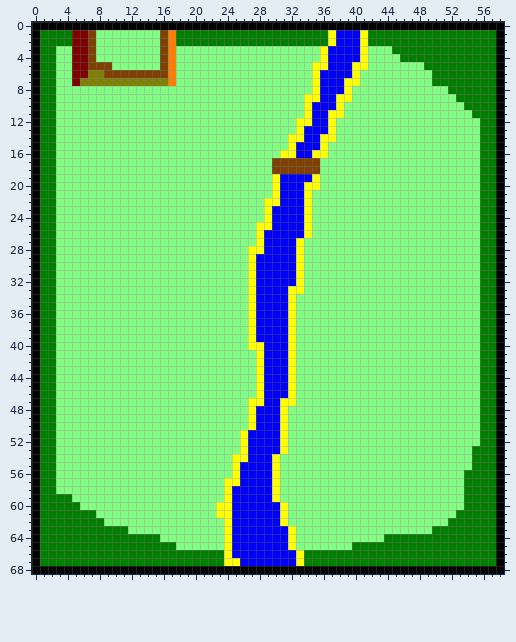
Sprite sheet -- images/maps/map1.png. Above, as it was before the edit.
The file is 59x69 pixels.
And afterwards:
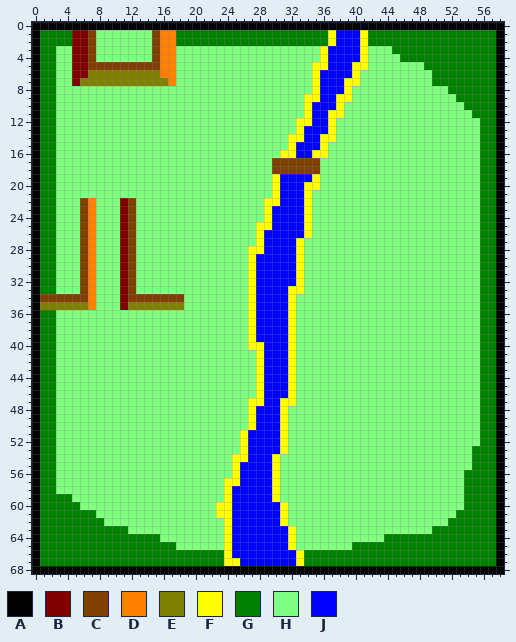
Palette (. is transparent): A #000000  B #800000  C #804000  D #ff8000  E #808000  F #ffff00  G #008000  H #80ff80  J #0000ff
Diff:
{"y":1,"x":15,"old":"HC","new":"CD"}
{"y":2,"x":15,"old":"HC","new":"CD"}
{"y":3,"x":15,"old":"HC","new":"CD"}
{"y":4,"x":15,"old":"HC","new":"CD"}
{"y":5,"x":10,"old":"HHHHHHC","new":"CCCCCCD"}
{"y":6,"x":9,"old":"CCCCCCCC","new":"EEEEEEED"}
{"y":22,"x":6,"old":"HH","new":"CD"}
{"y":22,"x":11,"old":"HH","new":"BC"}
{"y":23,"x":6,"old":"HH","new":"CD"}
{"y":23,"x":11,"old":"HH","new":"BC"}
{"y":24,"x":6,"old":"HH","new":"CD"}
{"y":24,"x":11,"old":"HH","new":"BC"}
{"y":25,"x":6,"old":"HH","new":"CD"}
{"y":25,"x":11,"old":"HH","new":"BC"}
{"y":26,"x":6,"old":"HH","new":"CD"}
{"y":26,"x":11,"old":"HH","new":"BC"}
{"y":27,"x":6,"old":"HH","new":"CD"}
{"y":27,"x":11,"old":"HH","new":"BC"}
{"y":28,"x":6,"old":"HH","new":"CD"}
{"y":28,"x":11,"old":"HH","new":"BC"}
{"y":29,"x":6,"old":"HH","new":"CD"}
{"y":29,"x":11,"old":"HH","new":"BC"}
{"y":30,"x":6,"old":"HH","new":"CD"}
{"y":30,"x":11,"old":"HH","new":"BC"}
{"y":31,"x":6,"old":"HH","new":"CD"}
{"y":31,"x":11,"old":"HH","new":"BC"}
{"y":32,"x":6,"old":"HH","new":"CD"}
{"y":32,"x":11,"old":"HH","new":"BC"}
{"y":33,"x":6,"old":"HH","new":"CD"}
{"y":33,"x":11,"old":"HH","new":"BC"}
{"y":34,"x":1,"old":"GGHHHHH","new":"CCCCCCD"}
{"y":34,"x":11,"old":"HHHHHHHH","new":"BCCCCCCC"}
{"y":35,"x":1,"old":"GGHHHHH","new":"EEEEEED"}
{"y":35,"x":11,"old":"HHHHHHHH","new":"BEEEEEEE"}
{"label":"changed","picture_box":[104,30,168,78]}
{"label":"changed","picture_box":[40,198,184,310]}
